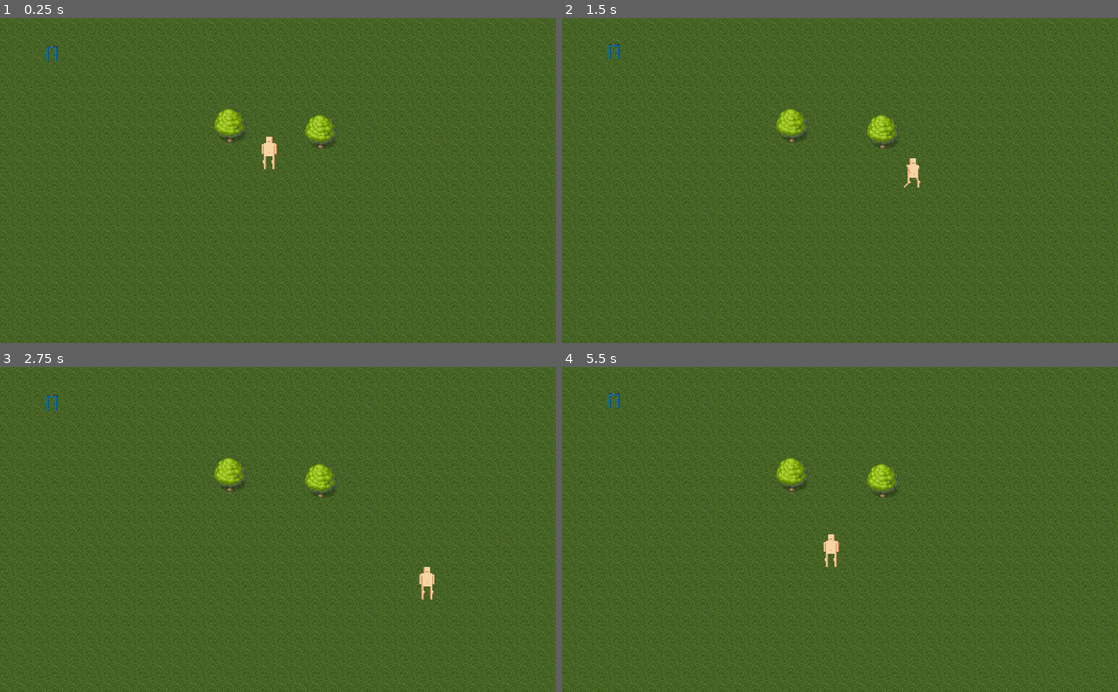
Above: before the commit, frames 1-4 (two rows, left to right).
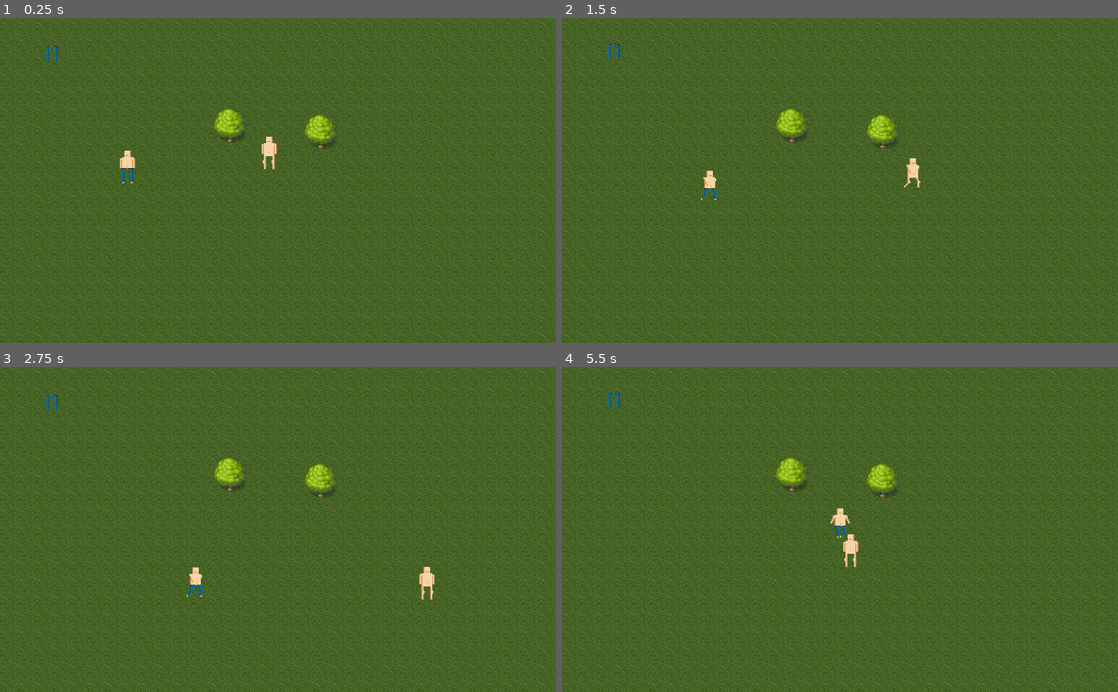
Above: after the commit, the same moments.

Repository: gvekan/ludum-dare-45
Game: Godot game, scene res://scenes/World.tscn
The game is run twice, just before and just after one commit, with the same random seed, the same clock (stepped at 60 frames per second) and the same inputs.
Inputs:
- Up to frame 1 (0.25 s): no input
- Up to frame 2 (1.5 s): hold Right (ui_right) 0.53-1.28 s; hold Down (ui_down) from 1.28 s (still down)
- Up to frame 3 (2.75 s): release Down (ui_down) at 2.03 s; hold Right (ui_right) from 2.03 s (still down)
- Up to frame 4 (5.5 s): release Right (ui_right) at 2.78 s; hold Up (ui_up) 2.78-3.53 s; hold Left (ui_left) 3.53-5.03 s; hold Down (ui_down) from 5.03 s (still down)

The runs differ from the first frame. In frame 1, 0.2% of the frame differs, in the area x 21-25%, y 40-51%; in frame 2, 0.1%; in frame 3, 0.1%; in frame 4, 0.5%, in the area x 47-54%, y 43-62%.

Commit message:
Added npc

Diff:
--- /dev/null
+++ b/scenes/Characters/NPC/NPC.gd
@@ -0,0 +1,40 @@
+extends "res://scenes/Characters/Character.gd"
+
+export var move_duration = 2
+
+var follow
+var x = 0
+var y = 0
+var stopwatch = 1
+
+func _ready():
+	randomize()
+
+func _physics_process(delta):
+	if follow == null:
+		stopwatch += delta
+		if stopwatch >= move_duration:
+			x = (randi() % 3) - 1
+			y = (randi() % 3) - 1
+			stopwatch = 0
+		move(x, y)
+		return
+
+	# TODO: Do nothing if has the right cloths
+	# TODO 2: Use raycast to not see throught obstacles
+
+	var motion = follow.position - position
+	move(motion.x, motion.y)
+
+
+
+
+func _on_FOV_body_entered(body):
+	if body.name == "Player":
+
+		follow = body
+
+
+func _on_FOV_body_exited(body):
+	if body == follow:
+		follow = null
--- /dev/null
+++ b/scenes/Characters/NPC/NPC.tscn
@@ -0,0 +1,22 @@
+[gd_scene load_steps=5 format=2]
+
+[ext_resource path="res://scenes/Characters/Character.tscn" type="PackedScene" id=1]
+[ext_resource path="res://scenes/Characters/NPC/NPC.gd" type="Script" id=2]
+[ext_resource path="res://assets/characters/jeans-legs.png" type="Texture" id=3]
+
+[sub_resource type="CircleShape2D" id=1]
+radius = 100.0
+
+[node name="NPC" index="0" instance=ExtResource( 1 )]
+script = ExtResource( 2 )
+speed = 100
+
+[node name="Legs" parent="." index="4"]
+texture = ExtResource( 3 )
+
+[node name="FOV" type="Area2D" parent="." index="5"]
+
+[node name="CollisionShape2D" type="CollisionShape2D" parent="FOV" index="0"]
+shape = SubResource( 1 )
+[connection signal="body_entered" from="FOV" to="." method="_on_FOV_body_entered"]
+[connection signal="body_exited" from="FOV" to="." method="_on_FOV_body_exited"]
--- a/scenes/Characters/Player/Player.tscn
+++ b/scenes/Characters/Player/Player.tscn
@@ -20,7 +20,7 @@
 "values": [ 0, 1, 2, 3 ]
 }
 
-[node name="Player" index="0" instance=ExtResource( 1 )]
+[node name="Player" instance=ExtResource( 1 )]
 script = ExtResource( 2 )
 
 [node name="DeadSprite" type="Sprite" parent="." index="5"]
--- a/scenes/World.tscn
+++ b/scenes/World.tscn
@@ -1,9 +1,10 @@
-[gd_scene load_steps=5 format=2]
+[gd_scene load_steps=6 format=2]
 
 [ext_resource path="res://scenes/world_.tres" type="TileSet" id=1]
-[ext_resource path="res://scenes/Characters/Player/Player.tscn" type="PackedScene" id=2]
-[ext_resource path="res://scenes/Structures/Tree.tscn" type="PackedScene" id=3]
-[ext_resource path="res://scenes/Items/pants.tscn" type="PackedScene" id=4]
+[ext_resource path="res://scenes/Characters/NPC/NPC.tscn" type="PackedScene" id=2]
+[ext_resource path="res://scenes/Characters/Player/Player.tscn" type="PackedScene" id=3]
+[ext_resource path="res://scenes/Structures/Tree.tscn" type="PackedScene" id=4]
+[ext_resource path="res://scenes/Items/pants.tscn" type="PackedScene" id=5]
 
 [node name="World" type="Node2D"]
 
@@ -15,13 +16,16 @@
 
 [node name="YSort" type="YSort" parent="."]
 
-[node name="Player" parent="YSort" instance=ExtResource( 2 )]
+[node name="NPC" parent="YSort" instance=ExtResource( 2 )]
+position = Vector2( 235, 273 )
+
+[node name="Player" parent="YSort" instance=ExtResource( 3 )]
 position = Vector2( 496, 247 )
 
-[node name="Tree" parent="YSort" instance=ExtResource( 3 )]
+[node name="Tree" parent="YSort" instance=ExtResource( 4 )]
 position = Vector2( 590.901, 209.95 )
 
-[node name="Tree2" parent="YSort" instance=ExtResource( 3 )]
+[node name="Tree2" parent="YSort" instance=ExtResource( 4 )]
 position = Vector2( 423.701, 198.55 )
 
-[node name="pants" parent="YSort" instance=ExtResource( 4 )]
+[node name="pants" parent="YSort" instance=ExtResource( 5 )]
